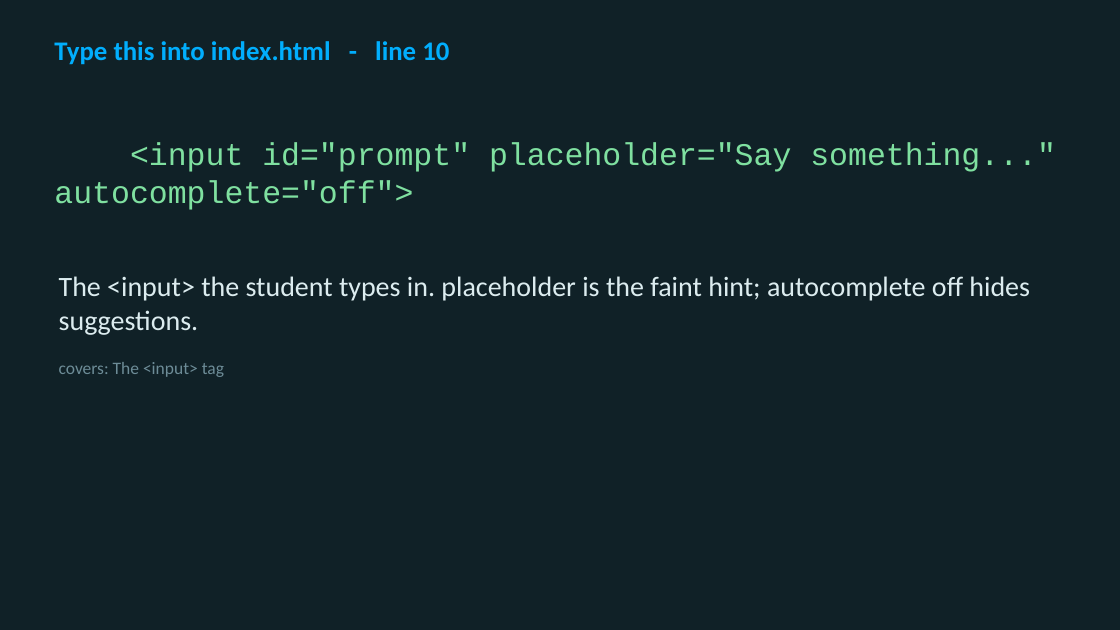
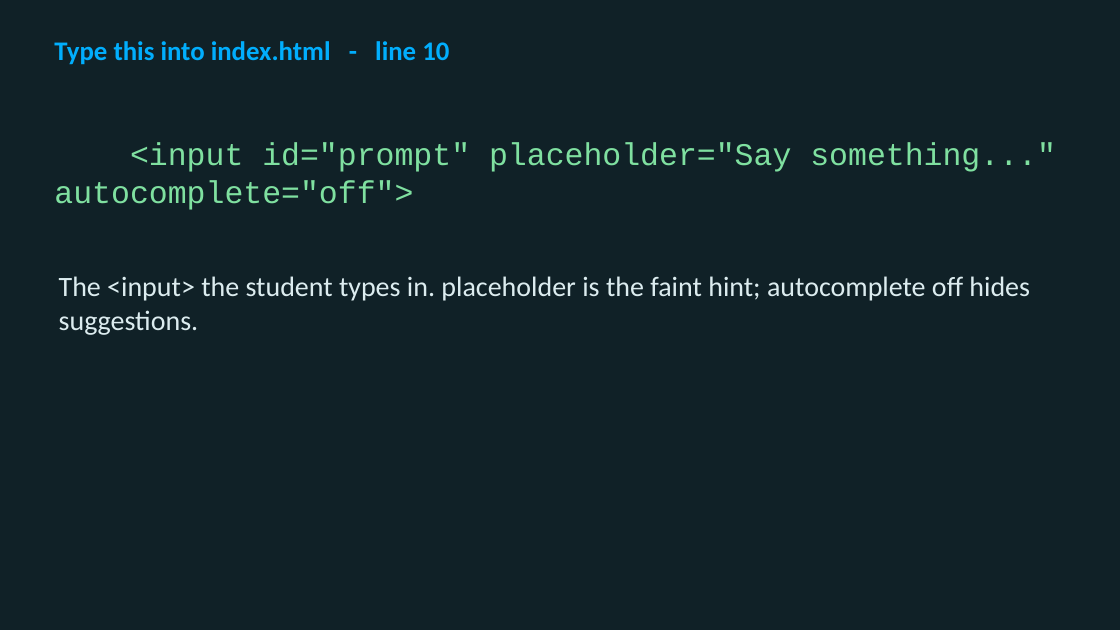
Before and after one commit to utgapps/utgapps.github.io, a slide deck: slide 18 of ai101/slides/week-01.pptx. Drawn at 1120x630 pixels with LibreOffice and Linux fonts; fonts in the diff are those of the drawing. Boxes give left, top, right and bottom in pixels: in the first picture for what was removed or moved away, otherwise in the second. Text is boxed around its words. In the diff, an @@ line names an element or a change of style, - is before the commit and + after.

```diff
--- a/ai101/slides/week-01.pptx
+++ b/ai101/slides/week-01.pptx
@@ text at <box>59,362,224,377</box>: paragraph removed @@
-covers: The <input> tag
```
Also in this commit, not shown: 47 other slides changed, 16 other files.
